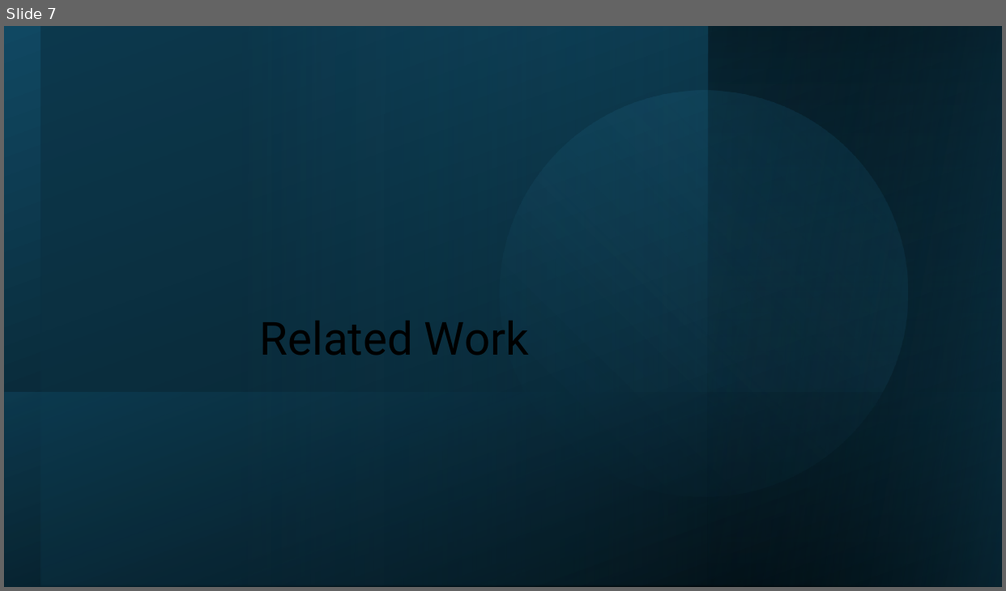
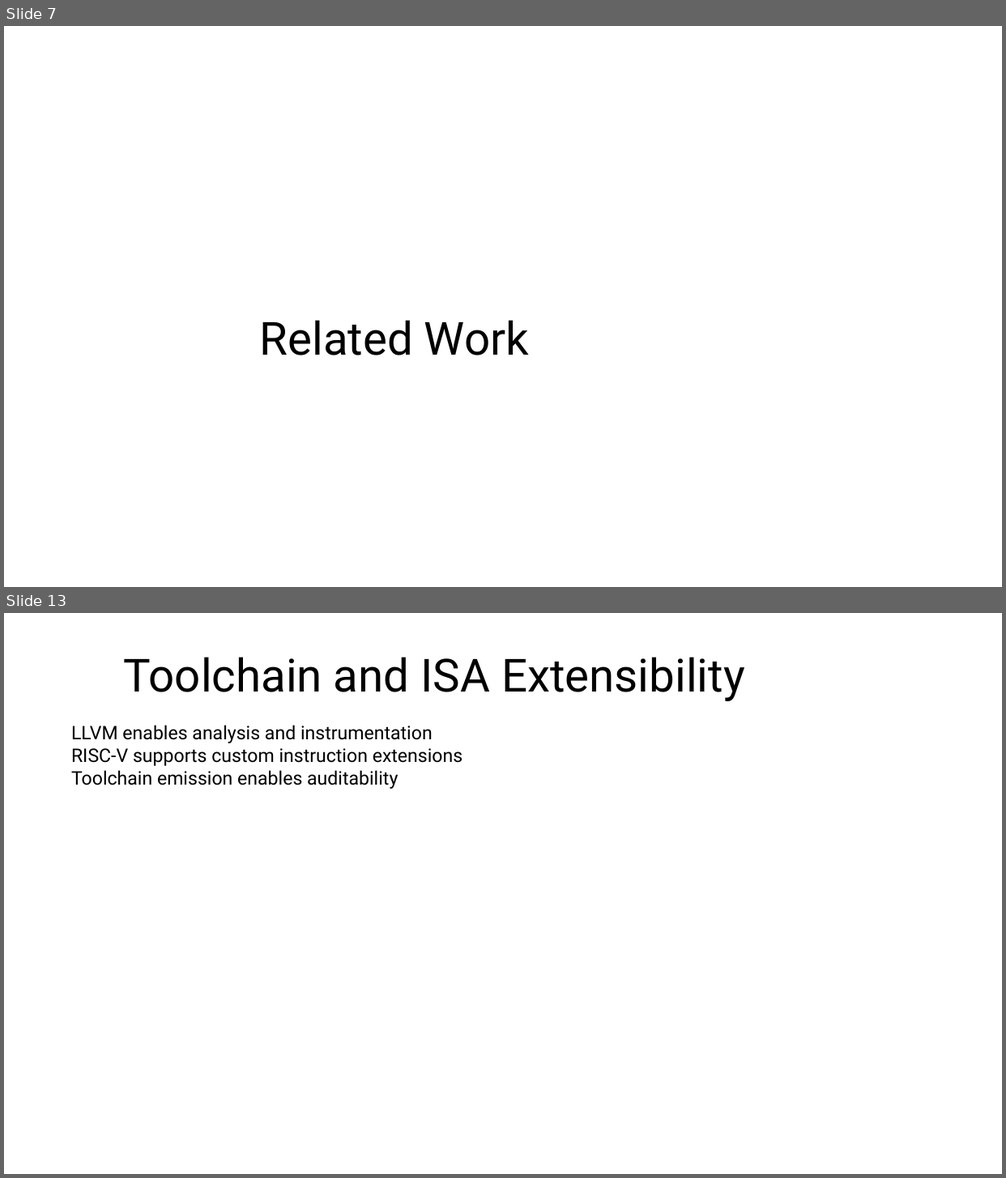
Before and after one commit to Maria618-hash/Ardiono-Alpha, a slide deck: thesis.pptx. Shown one above the other, each under a label of ours: slide 7 before the commit, slides 7 and 13 after it; the slides between them are not shown. The pictures are 1006x591 and 1006x1178 pixels, drawn with LibreOffice and Linux fonts; fonts in the diff are those of the drawing. Boxes give left, top, right and bottom in pixels: in the first picture for what was removed or moved away, otherwise in the second. Text is boxed around its words. In the diff, an @@ line names an element or a change of style, - is before the commit and + after.

```diff
--- a/thesis.pptx
+++ b/thesis.pptx
@@ slide 13 added at (4, 613, 1002, 1174), background #FFFFFF @@
@@ title added at (124, 657, 744, 701), 44 pt, text #000000 @@
+Toolchain and ISA Extensibility
@@ text added at (71, 725, 463, 789), 18 pt, text #000000 @@
+LLVM enables analysis and instrumentation
+RISC-V supports custom instruction extensions
+Toolchain emission enables auditability
@@ slide 7 changed as well @@
@@ rectangle removed at (4, 26, 1002, 587) @@
@@ rectangle removed at (41, 26, 1002, 586) @@
@@ ellipse removed at (453, 44, 955, 544) @@
@@ rectangle removed at (708, 26, 1002, 587) @@
@@ rectangle removed at (709, 26, 1002, 587) @@
@@ rectangle removed at (5, 393, 1002, 587) @@
```
Also in this commit, not shown: 24 other slides changed, 9 other slides added, 10 slides removed.
